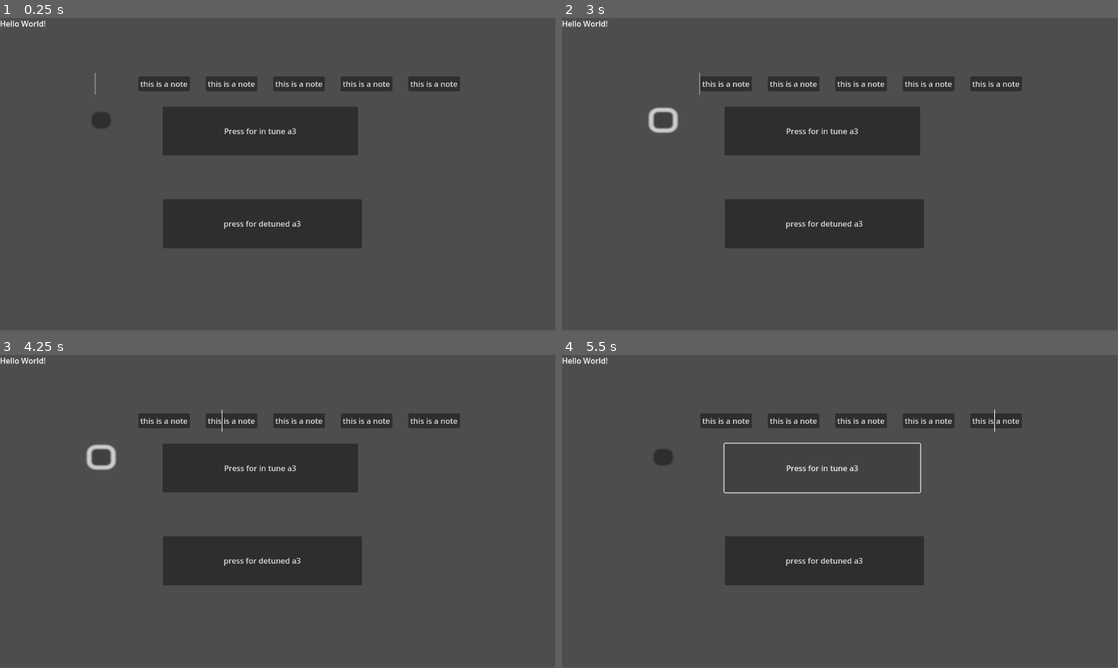
Above: before the commit, frames 1-4 (two rows, left to right).
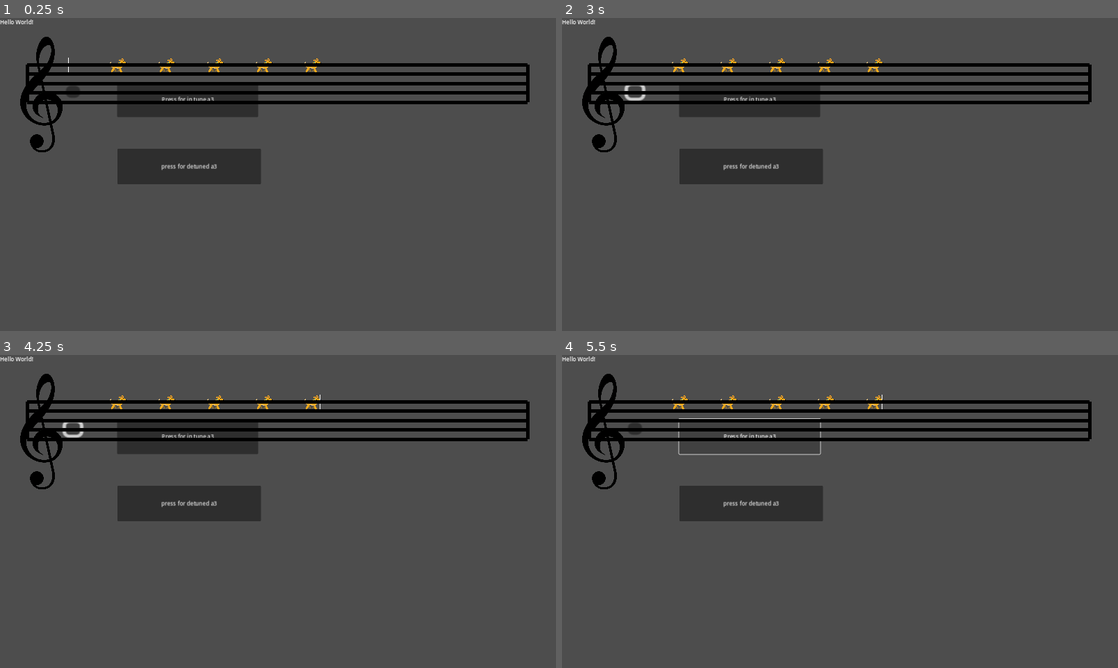
Above: after the commit, the same moments.

Repository: Sniggiho/COMP225-Reluna
Game: Godot game, scene res://Scenes/firstScene.tscn
The game is run twice, just before and just after one commit, with the same random seed, the same clock (stepped at 60 frames per second) and the same inputs.
Inputs (mouse positions are in pixels of both pictures, inside the frame that each line leads up to; where the layout moved, square brackets give the same spot in the first picture):
- Up to frame 1 (0.25 s): no input
- Up to frame 2 (3 s): click (723, 83) at 0.5 s, where only the run before the commit has a clickable "this is a note"; click (678, 64) at 1.27 s; click (678, 64) at 2.02 s; click (634, 93) [662, 121] at 2.75 s
- Up to frame 3 (4.25 s): click (72, 430) [100, 458] at 3.5 s
- Up to frame 4 (5.5 s): click "press for detuned a3" at 4.25 s; click "Press for in tune a3" at 5 s
In our replay, the window is 799x449 before the commit and 800x450 after it. These sizes can differ from the game's own. Grey fills any space a smaller window leaves; there, only what the larger window draws over its background counts as a difference.

The runs differ from the first frame. In frame 1, 21% of the frame differs, in the area x 0-96%, y 0-74%; in frame 2, 21%; in frame 3, 21%; in frame 4, 16%.

Commit message:
Changed scale mode

Diff:
--- a/Project/Scenes/Note/note.tscn
+++ b/Project/Scenes/Note/note.tscn
@@ -1,6 +1,7 @@
-[gd_scene load_steps=4 format=3 uid="uid://bw1j8vgpnjrk8"]
+[gd_scene load_steps=5 format=3 uid="uid://bw1j8vgpnjrk8"]
 
 [ext_resource type="Script" path="res://Scenes/Note/Note.gd" id="1_2wmyl"]
+[ext_resource type="Texture2D" uid="uid://bwgscjeo6tp2x" path="res://TempImage/dogRight1.png" id="2_sbi0h"]
 
 [sub_resource type="GDScript" id="GDScript_ns5jr"]
 script/source = "extends AudioStreamPlayer
@@ -62,7 +63,10 @@
 grow_vertical = 2
 size_flags_horizontal = 4
 size_flags_vertical = 4
-text = "this is a note"
+focus_mode = 0
+action_mode = 0
+icon = ExtResource("2_sbi0h")
+flat = true
 
 [node name="AudioStreamPlayer" type="AudioStreamPlayer" parent="."]
 script = SubResource("GDScript_ns5jr")
--- a/Project/Scenes/PlayBar/PlayBar.gd
+++ b/Project/Scenes/PlayBar/PlayBar.gd
@@ -6,7 +6,7 @@
 
 var playing : bool = false
 
-var melodyLengthT : float = 2
+var melodyLengthT : float = 0.5
 
 # Called when the node enters the scene tree for the first time.
 func _ready():
--- a/Project/Scenes/firstScene.tscn
+++ b/Project/Scenes/firstScene.tscn
@@ -1,9 +1,10 @@
-[gd_scene load_steps=6 format=3 uid="uid://c1qqxujrvquvy"]
+[gd_scene load_steps=7 format=3 uid="uid://c1qqxujrvquvy"]
 
 [ext_resource type="Script" path="res://Scenes/AudioStreamPlayerTest.gd" id="1_x644u"]
 [ext_resource type="PackedScene" uid="uid://0s7iemaa5lj5" path="res://Scenes/TuneCreator/tune_creator.tscn" id="2_8ghvy"]
 [ext_resource type="PackedScene" uid="uid://b7kyrbrs3vv1m" path="res://Scenes/PlayBar/play_bar.tscn" id="3_quvye"]
 [ext_resource type="PackedScene" uid="uid://bw1j8vgpnjrk8" path="res://Scenes/Note/Note.tscn" id="4_iblsp"]
+[ext_resource type="PackedScene" uid="uid://dq0mp8xmuh00" path="res://Scenes/MusicStaff/MusicStaff.tscn" id="5_bafn2"]
 
 [sub_resource type="Curve2D" id="Curve2D_xmk5h"]
 _data = {
@@ -63,6 +64,9 @@
 offset_bottom = 203.0
 scale = Vector2(5, 4.28)
 
+[node name="MusicStaff" parent="." instance=ExtResource("5_bafn2")]
+position = Vector2(-1, 0)
+
 [connection signal="pressed" from="ButtonForDetuned" to="AudioStreamPlayer" method="_on_button_pressed"]
 [connection signal="pressed" from="ButtonForInTune" to="AudioStreamPlayer" method="_on_button_for_in_tune_pressed"]
 [connection signal="pressed" from="PlayButton" to="PlayBar" method="play"]
--- a/Project/project.godot
+++ b/Project/project.godot
@@ -15,6 +15,12 @@
 config/features=PackedStringArray("4.1", "GL Compatibility")
 config/icon="res://icon.svg"
 
+[display]
+
+window/size/viewport_width=1600
+window/size/viewport_height=900
+window/stretch/mode="canvas_items"
+
 [rendering]
 
 renderer/rendering_method="gl_compatibility"
